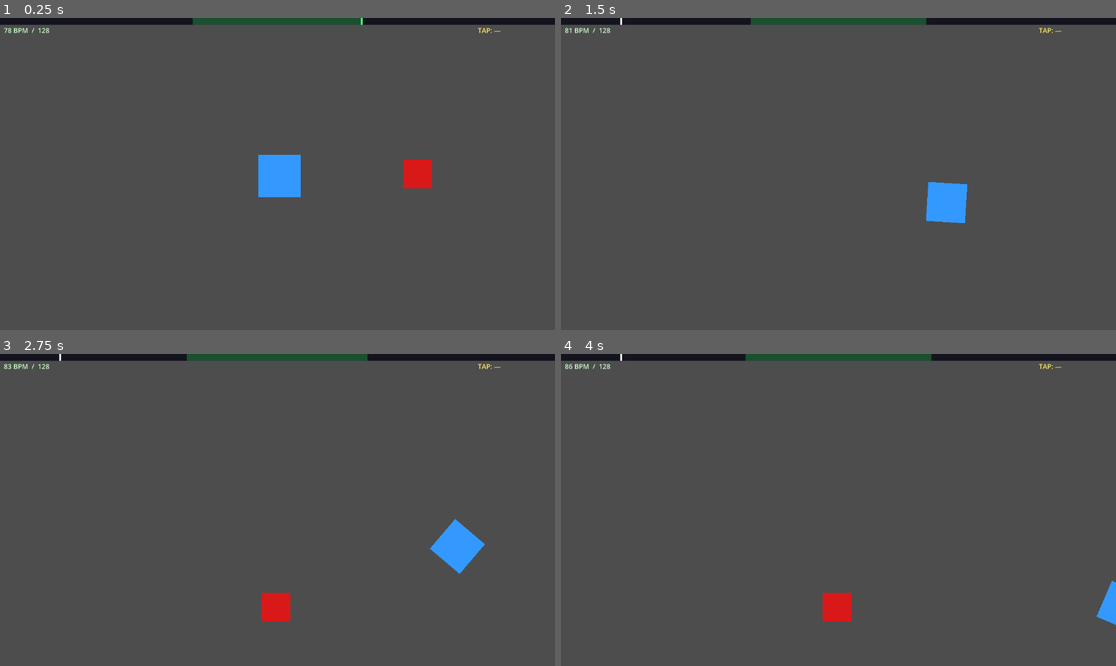
Above: before the commit, frames 1-4 (two rows, left to right).
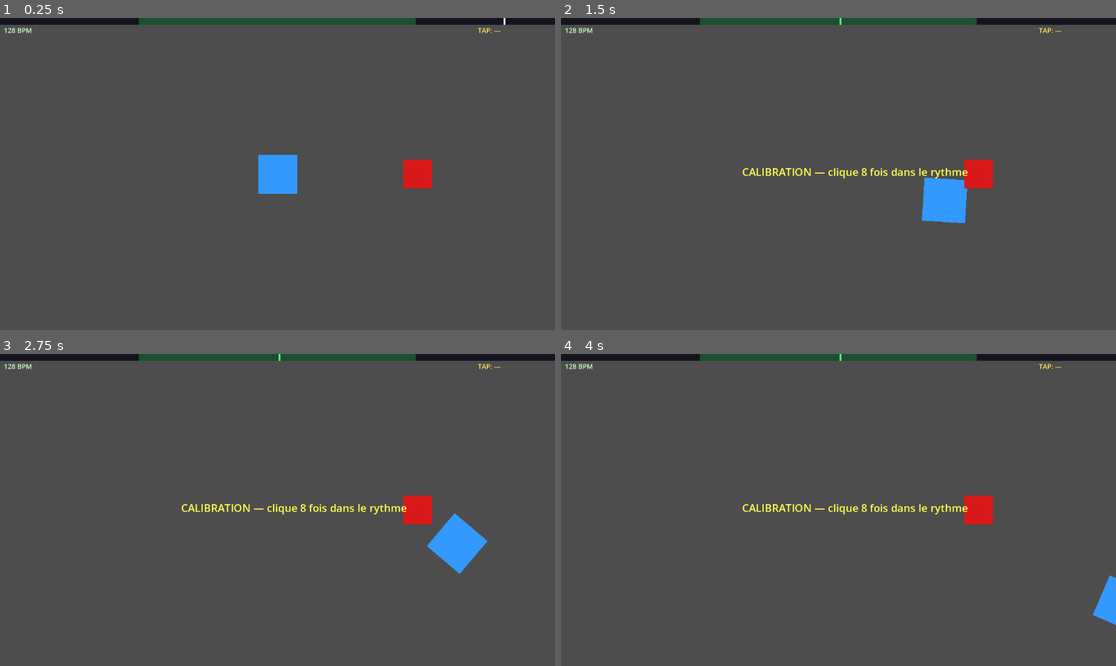
Above: after the commit, the same moments.

Repository: Telooss/420STROM
Game: Godot game, scene res://node_2d.tscn
Same seed, same stepped clock (60 frames per second), same inputs: the game is played once before the commit and once after it.
Inputs (mouse positions are in pixels of both pictures, inside the frame that each line leads up to):
- Up to frame 1 (0.25 s): no input
- Up to frame 2 (1.5 s): tap Enter at 0.5 s; move the mouse to (960, 158) at 0.52 s; hold D 0.53-1.28 s; tap C at 0.6, 1.35 s; click (960, 158) at 0.67 s; move the mouse to (727, 189) at 1.27 s; hold S from 1.28 s (still down); click (727, 189) at 1.42 s
- Up to frame 3 (2.75 s): move the mouse to (333, 441) at 2.02 s; release S at 2.03 s; hold D from 2.03 s (still down); hold Z from 2.03 s (still down); click (333, 441) at 2.17 s; tap C at 2.3 s
- Up to frame 4 (4 s): move the mouse to (810, 572) at 2.77 s; release Z at 2.78 s; tap Q at 2.85 s; click (810, 572) at 2.92 s; tap C at 3.05, 3.6 s; move the mouse to (1005, 556) at 3.52 s; release D at 3.53 s; hold S from 3.53 s (still down); click (1005, 556) at 3.67 s

The runs differ from the first frame. In frame 1, 0.7% of the frame differs, in the area x 0-92%, y 0-58%; in frame 2, 1.7%; in frame 3, 2.1%, in the area x 0-88%, y 0-86%; in frame 4, 2.0%.

Commit message:
feat: calibration auto latence + suppression BPM ramp
- Touche C → mode calibration (8 clics dans le rythme)
- Moyenne circulaire pour calculer l'offset précis
- Sauvegarde dans user://settings.json, chargé au démarrage
- BPM ramp supprimé — musique démarre au BPM cible directement
- HUD : label calibration centré à l'écran, BPM simplifié

Co-Authored-By: Claude Sonnet 4.6 <noreply@anthropic.com>

Diff:
--- a/scripts/beat_controller.gd
+++ b/scripts/beat_controller.gd
@@ -11,14 +11,19 @@
 
 const PROJECTILE_SCENE := preload("res://scenes/projectile.tscn")
 const ENEMY_SCENE      := preload("res://scenes/enemy.tscn")
+const SETTINGS_PATH    := "user://settings.json"
+const CALIB_TAPS       := 8
 
 signal tap_bpm_updated(bpm: float)
+signal calibration_status(text: String)
 
 var beat_interval: float = 0.5
 var combo: int = 0
 var song_offset: float = 0.0
 var _last_press_time: float = -999.0
 var _tap_times: Array[float] = []
+var _calibrating: bool = false
+var _calib_phases: Array[float] = []
 
 const BASE_COLOR  := Color(0.2, 0.6, 1.0, 1)
 const THUNK_COLOR := Color(1.0, 1.0, 1.0, 1)
@@ -26,8 +31,8 @@
 
 func _ready() -> void:
 	player_rect.color = BASE_COLOR
+	_load_settings()
 	MusicManager.song_changed.connect(_on_song_changed)
-	MusicManager.bpm_updated.connect(_on_bpm_updated)
 	var songs := MusicManager.scan_songs()
 	if songs.is_empty():
 		push_error("BeatController: aucune chanson trouvée dans audio/songs/")
@@ -38,9 +43,6 @@
 func _on_song_changed(song_data: Dictionary) -> void:
 	song_offset = song_data.get("offset", 0.0)
 	beat_interval = 60.0 / MusicManager.current_bpm
-
-func _on_bpm_updated(bpm: float) -> void:
-	beat_interval = 60.0 / bpm
 
 func _process(delta: float) -> void:
 	_handle_movement(delta)
@@ -60,29 +62,81 @@
 	position += direction.normalized() * speed * delta
 
 func _input(event: InputEvent) -> void:
+	if event is InputEventKey and event.pressed and not event.echo:
+		if event.keycode == KEY_C:
+			_start_calibration()
 	if event is InputEventMouseButton and event.pressed:
 		if event.button_index == MOUSE_BUTTON_LEFT:
-			_on_player_shoot()
+			if _calibrating:
+				_record_calib_tap()
+			else:
+				_on_player_shoot()
+
+# ── Calibration ──────────────────────────────────────────────────────────────
+
+func _start_calibration() -> void:
+	_calibrating = true
+	_calib_phases.clear()
+	calibration_status.emit("CALIBRATION — clique %d fois dans le rythme" % CALIB_TAPS)
+	print("=== Calibration démarrée — tape %d fois dans le rythme ===" % CALIB_TAPS)
+
+func _record_calib_tap() -> void:
+	if not MusicManager.is_playing():
+		return
+	var phase := fmod(_compensated_pos(), beat_interval) / beat_interval
+	_calib_phases.append(phase)
+	var remaining := CALIB_TAPS - _calib_phases.size()
+	calibration_status.emit("CALIBRATION — encore %d taps..." % remaining if remaining > 0 else "")
+	print("Tap %d/%d — phase %.0f%%" % [_calib_phases.size(), CALIB_TAPS, phase * 100])
+	if _calib_phases.size() >= CALIB_TAPS:
+		_finish_calibration()
+
+func _finish_calibration() -> void:
+	_calibrating = false
+	# Moyenne circulaire pour gérer le wrap-around (ex: 90% et 10% → moyenne ≈ 0%)
+	var sum_sin := 0.0
+	var sum_cos := 0.0
+	for p in _calib_phases:
+		sum_sin += sin(p * TAU)
+		sum_cos += cos(p * TAU)
+	var avg_phase := fmod(atan2(sum_sin, sum_cos) / TAU + 1.0, 1.0)
+	var offset_ms := -avg_phase * beat_interval * 1000.0
+	MusicManager.latency_offset_ms = offset_ms
+	_save_settings(offset_ms)
+	calibration_status.emit("Calibration OK — offset %.0fms" % offset_ms)
+	print("=== Calibration terminée — offset appliqué : %.0fms ===" % offset_ms)
+
+func _save_settings(offset_ms: float) -> void:
+	var file := FileAccess.open(SETTINGS_PATH, FileAccess.WRITE)
+	file.store_string(JSON.stringify({"latency_offset_ms": offset_ms}))
+	file.close()
+
+func _load_settings() -> void:
+	if not FileAccess.file_exists(SETTINGS_PATH):
+		return
+	var file := FileAccess.open(SETTINGS_PATH, FileAccess.READ)
+	var data = JSON.parse_string(file.get_as_text())
+	file.close()
+	if data is Dictionary:
+		MusicManager.latency_offset_ms = float(data.get("latency_offset_ms", 0.0))
+		print("Settings chargés — latency_offset: %.0fms" % MusicManager.latency_offset_ms)
+
+# ── Gameplay ──────────────────────────────────────────────────────────────────
 
 func _on_player_shoot() -> void:
 	if not MusicManager.is_playing():
 		return
-
 	_update_tap_bpm()
-
 	var now := Time.get_ticks_msec() / 1000.0
 	if now - _last_press_time < beat_interval * 0.5:
 		return
 	_last_press_time = now
-
 	var pos := _compensated_pos()
 	var beat_phase := fmod(pos, beat_interval)
 	var half_window := (hit_window_ms / 1000.0) / 2.0
 	var on_beat := beat_phase < half_window or beat_phase > (beat_interval - half_window)
-
 	var phase_pct := beat_phase / beat_interval * 100.0
 	print("phase: %.0f%%  →  %s" % [phase_pct, "THUNK x%d" % (combo + 1) if on_beat else "miss"])
-
 	_spawn_projectile(on_beat)
 	if on_beat:
 		_thunk()
@@ -104,7 +158,6 @@
 	get_parent().add_child(e)
 	var vp := get_viewport_rect()
 	var spawn_pos: Vector2
-	# Spawn hors de la zone joueur (min 200px de distance)
 	while true:
 		spawn_pos = Vector2(randf_range(80, vp.size.x - 80), randf_range(80, vp.size.y - 80))
 		if spawn_pos.distance_to(global_position) >= 200.0:
@@ -114,7 +167,6 @@
 func _on_enemy_destroyed(on_beat: bool) -> void:
 	if on_beat:
 		_thunk_hit()
-	# Respawn après un court délai
 	await get_tree().create_timer(1.0).timeout
 	_spawn_enemy()
 
@@ -130,20 +182,17 @@
 	var total := 0.0
 	for i in range(1, _tap_times.size()):
 		total += _tap_times[i] - _tap_times[i - 1]
-	var avg_interval := total / (_tap_times.size() - 1)
-	tap_bpm_updated.emit(60.0 / avg_interval)
+	tap_bpm_updated.emit(60.0 / (total / (_tap_times.size() - 1)))
 
 func _compensated_pos() -> float:
 	return maxf(MusicManager.get_playback_position() - song_offset, 0.0)
 
 func _thunk() -> void:
-	# Feedback visuel au tir on-beat
 	player_rect.color = THUNK_COLOR
 	await get_tree().create_timer(0.05).timeout
 	player_rect.color = BASE_COLOR
 
 func _thunk_hit() -> void:
-	# Le vrai THUNK : freeze du jeu + flash
 	combo += 1
 	player_rect.color = THUNK_COLOR
 	Engine.time_scale = 0.0
--- a/scripts/hud.gd
+++ b/scripts/hud.gd
@@ -8,34 +8,35 @@
 var _cursor: ColorRect
 var _bpm_label: Label
 var _tap_label: Label
+var _calib_label: Label
 
 var beat_interval: float = 0.5
 
 const BAR_H := 14
 
 func _ready() -> void:
-	var vp_w := get_viewport().get_visible_rect().size.x
+	var vp := get_viewport().get_visible_rect().size
 
-	_bar_bg   = _make_rect(Color(0.08, 0.08, 0.12, 1), Vector2(vp_w, BAR_H), Vector2.ZERO)
-	_zone     = _make_rect(Color(0.2, 1.0, 0.4, 0.25), Vector2(1, BAR_H), Vector2.ZERO)
-	_cursor   = _make_rect(Color(1, 1, 1, 1), Vector2(4, BAR_H), Vector2.ZERO)
+	_bar_bg  = _make_rect(Color(0.08, 0.08, 0.12, 1), Vector2(vp.x, BAR_H), Vector2.ZERO)
+	_zone    = _make_rect(Color(0.2, 1.0, 0.4, 0.25), Vector2(1, BAR_H), Vector2.ZERO)
+	_cursor  = _make_rect(Color(1, 1, 1, 1), Vector2(4, BAR_H), Vector2.ZERO)
 
-	_bpm_label = _make_label(Vector2(8, BAR_H + 2), Color(0.8, 1.0, 0.8, 1))
-	_tap_label = _make_label(Vector2(vp_w - 160, BAR_H + 2), Color(1.0, 0.9, 0.4, 1))
+	_bpm_label  = _make_label(Vector2(8, BAR_H + 2), Color(0.8, 1.0, 0.8, 1))
+	_tap_label  = _make_label(Vector2(vp.x - 160, BAR_H + 2), Color(1.0, 0.9, 0.4, 1))
 	_tap_label.text = "TAP: —"
 
+	_calib_label = _make_label(Vector2(vp.x / 2.0 - 200, vp.y / 2.0 - 20), Color(1, 1, 0.3, 1))
+	_calib_label.add_theme_font_size_override("font_size", 22)
+	_calib_label.visible = false
+
 	MusicManager.song_changed.connect(_on_song_changed)
-	MusicManager.bpm_updated.connect(_on_bpm_updated)
-	# Le parent EST le Node2D avec le beat_controller
 	get_parent().tap_bpm_updated.connect(_on_tap_bpm_updated)
+	get_parent().calibration_status.connect(_on_calibration_status)
 
 func _on_song_changed(_data: Dictionary) -> void:
-	_on_bpm_updated(MusicManager.current_bpm)
-
-func _on_bpm_updated(bpm: float) -> void:
-	beat_interval = 60.0 / bpm
+	beat_interval = 60.0 / MusicManager.current_bpm
 	_refresh_zone()
-	_bpm_label.text = "%d BPM  /  %d" % [roundi(bpm), roundi(MusicManager.base_bpm)]
+	_bpm_label.text = "%d BPM" % roundi(MusicManager.base_bpm)
 
 func _refresh_zone() -> void:
 	var vp_w := get_viewport().get_visible_rect().size.x
@@ -48,20 +49,26 @@
 	if not MusicManager.is_playing():
 		return
 	var vp_w := get_viewport().get_visible_rect().size.x
-	# Décale de 0.5 : le curseur est au CENTRE pile au moment du beat
 	var raw_phase := fmod(MusicManager.get_playback_position(), beat_interval) / beat_interval
 	var display_phase := fmod(raw_phase + 0.5, 1.0)
 	_cursor.position.x = display_phase * vp_w - 2.0
-
 	var half_norm := (hit_window_ms / 1000.0 / 2.0) / beat_interval
-	var in_zone := absf(display_phase - 0.5) < half_norm
-	_cursor.color = Color(0.3, 1.0, 0.5, 1) if in_zone else Color(1, 1, 1, 0.9)
+	_cursor.color = Color(0.3, 1.0, 0.5, 1) if absf(display_phase - 0.5) < half_norm else Color(1, 1, 1, 0.9)
 
 func _on_tap_bpm_updated(bpm: float) -> void:
 	_tap_label.text = "TAP: %d BPM" % roundi(bpm)
-	# Colore en vert si proche du BPM cible (±5), orange sinon
-	var diff := absf(bpm - MusicManager.base_bpm)
-	_tap_label.modulate = Color(0.3, 1.0, 0.4, 1) if diff <= 5.0 else Color(1.0, 0.9, 0.4, 1)
+	_tap_label.modulate = Color(0.3, 1.0, 0.4, 1) if absf(bpm - MusicManager.base_bpm) <= 5.0 else Color(1.0, 0.9, 0.4, 1)
+
+func _on_calibration_status(text: String) -> void:
+	if text.is_empty():
+		_calib_label.visible = false
+		return
+	_calib_label.text = text
+	_calib_label.visible = true
+	# Cache automatiquement le message de succès après 3s
+	if text.begins_with("Calibration OK"):
+		await get_tree().create_timer(3.0).timeout
+		_calib_label.visible = false
 
 func _make_label(pos: Vector2, color: Color) -> Label:
 	var l := Label.new()
--- a/scripts/music_manager.gd
+++ b/scripts/music_manager.gd
@@ -1,33 +1,18 @@
 extends Node
 
 signal song_changed(song_data: Dictionary)
-signal bpm_updated(bpm: float)
 
 const SONGS_DIR := "res://audio/songs/"
-
-## BPM de départ en dessous du BPM cible (ex: 50 → démarre à bpm_cible - 50)
-@export var bpm_start_offset: float = 50.0
-## Vitesse de montée en BPM par seconde
-@export var bpm_ramp_per_sec: float = 2.0
 
 var base_bpm: float = 120.0
 var current_bpm: float = 120.0
 var current_song: Dictionary = {}
-var _ramping: bool = false
+var latency_offset_ms: float = 0.0
 
 @onready var _player: AudioStreamPlayer = AudioStreamPlayer.new()
 
 func _ready() -> void:
 	add_child(_player)
-
-func _process(delta: float) -> void:
-	if not _ramping:
-		return
-	current_bpm = minf(current_bpm + bpm_ramp_per_sec * delta, base_bpm)
-	_player.pitch_scale = current_bpm / base_bpm
-	bpm_updated.emit(current_bpm)
-	if current_bpm >= base_bpm:
-		_ramping = false
 
 func load_song(ogg_path: String) -> void:
 	var json_path := ogg_path.replace(".ogg", ".json")
@@ -45,17 +30,14 @@
 			title = str(parsed.get("title", title))
 
 	base_bpm = bpm
-	current_bpm = maxf(base_bpm - bpm_start_offset, 60.0)
-	_ramping = current_bpm < base_bpm
+	current_bpm = bpm
 	current_song = {"title": title, "bpm": bpm, "offset": offset, "path": ogg_path}
 
 	_player.stream = load(ogg_path)
-	_player.pitch_scale = current_bpm / base_bpm
+	_player.pitch_scale = 1.0
 	_player.play(offset)
-
 	song_changed.emit(current_song)
-	bpm_updated.emit(current_bpm)
-	print("MusicManager: %s — start %.0f BPM → %.0f BPM cible" % [title, current_bpm, base_bpm])
+	print("MusicManager: %s — %s BPM" % [title, bpm])
 
 func scan_songs() -> Array[String]:
 	var songs: Array[String] = []
@@ -72,10 +54,6 @@
 	dir.list_dir_end()
 	return songs
 
-## Décalage manuel en ms si la détection de beat semble en avance ou en retard.
-## Positif = avance la grille, négatif = recule la grille.
-@export var latency_offset_ms: float = 0.0
-
 func get_playback_position() -> float:
 	return _player.get_playback_position() + (latency_offset_ms / 1000.0)
 
